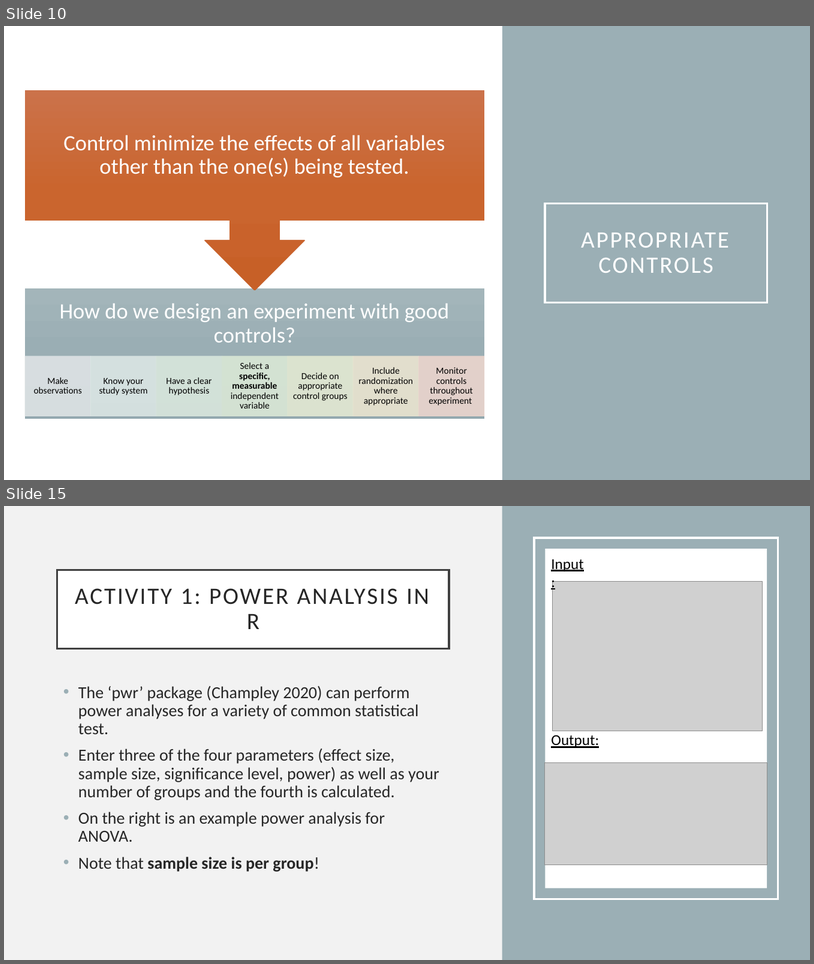
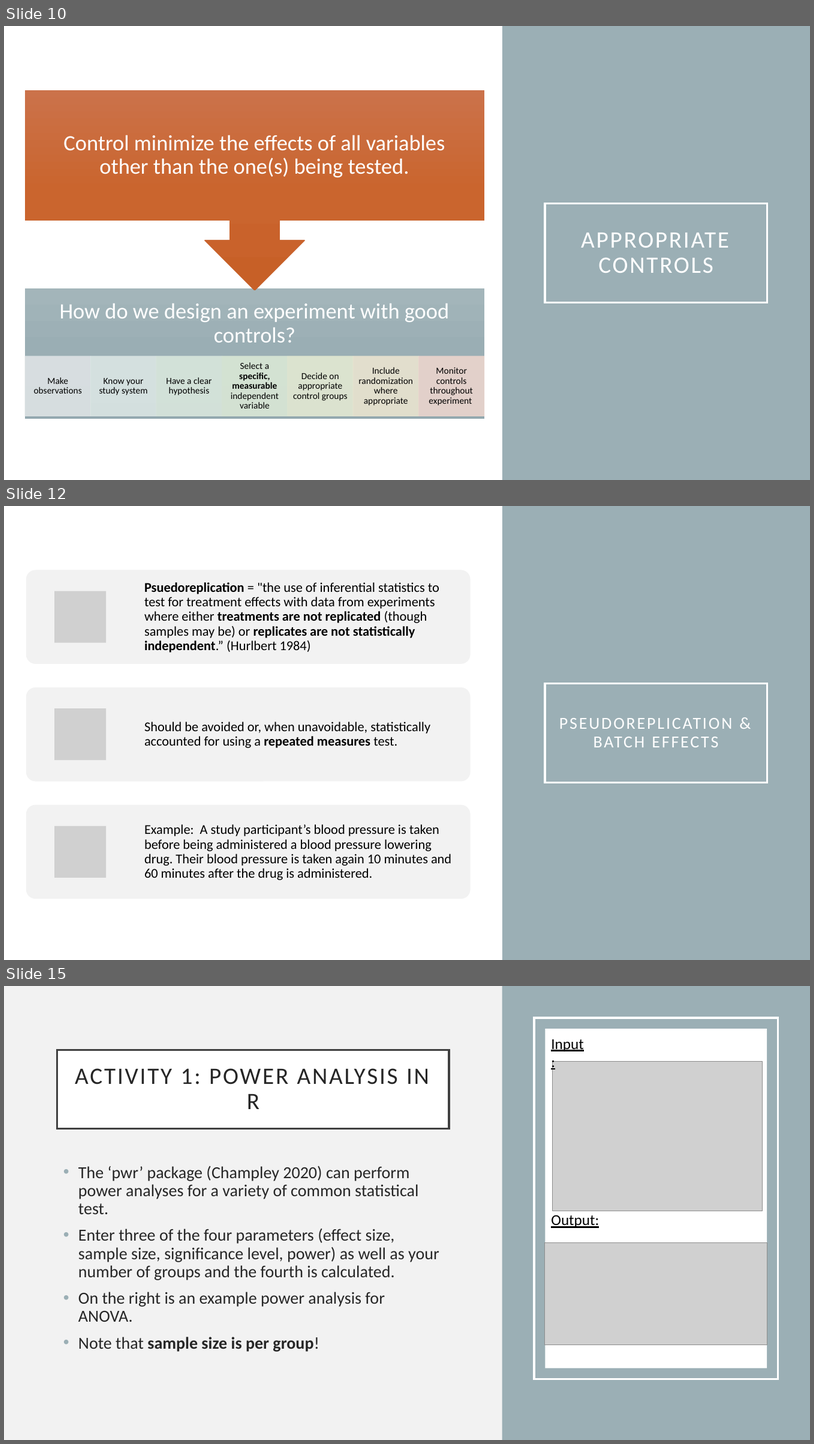
Before and after one commit to eholdmore/StatsForCompBio, a slide deck: Stats-for-Comp-Bio.pptx. Shown one above the other, each under a label of ours: slides 10 and 15 before the commit, slides 10, 12 and 15 after it; the slides between them are not shown. The pictures are 814x964 and 814x1444 pixels, drawn with LibreOffice and Linux fonts; fonts in the diff are those of the drawing; grey boxes stand for pictures. Boxes give left, top, right and bottom in pixels: in the first picture for what was removed or moved away, otherwise in the second. Text is boxed around its words. In the diff, an @@ line names an element or a change of style, - is before the commit and + after.

```diff
--- a/Stats-for-Comp-Bio.pptx
+++ b/Stats-for-Comp-Bio.pptx
@@ slide 12 added at (4,506,810,960), background #FFFFFF @@
@@ rectangle added at (503,506,810,960), fill #9BAFB5 @@
@@ title added at (545,683,768,783), outline #FFFFFF 2.5 pt, 20 pt, text #FFFFFF @@
+PSEUDOREPLICATION & BATCH EFFECTS
@@ group added at (26,570,471,898): 3 rounded rectangles, 3 pictures, 3 texts @@
+Psuedoreplication = "the use of inferential statistics to test for treatment effects with data from experiments where either treatments are not replicated (though samples may be) or replicates are not statistically independent.” (Hurlbert 1984)
+Should be avoided or, when unavoidable, statistically accounted for using a repeated measures test.
+Example: A study participant’s blood pressure is taken before being administered a blood pressure lowering drug. Their blood pressure is taken again 10 minutes and 60 minutes after the drug is administered.
```
Also in this commit, not shown: 10 slides changed, 7 other slides added, 3 slides removed, 1 other file.
